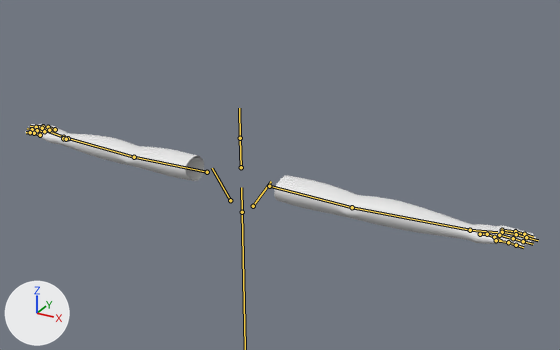
The FBX model My project/Assets/Object/PlayerCharacter/Asset/Viewmodel.fbx: old version first, new version second.
The view is the same before and after, from a camera (50 mm lens) standing at (1.138, -1.727, 0.797) and looking at (0.028, 0.291, -0.212). Arrows for +X, +Y and +Z are at lower left; the lights stay in place. The bones that bend it are drawn over the model as lines.

Objects in the first picture: 'Hands'.
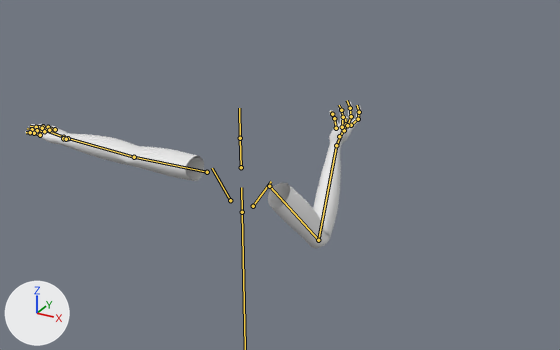
The newer file adds an action. The first version stands in its rest pose; the second is drawn at frame 61 of the action 'Armature|Telekinesis.Grab-to-Hold'.

The change in detail:
Bone 'UpperArm.R' (bone_upperarm_r) turns from (0, 0, 0) to (-30, 6, -70) degrees about its own x, y and z.
Bone 'LowerArm.R' (bone_lowerarm_r) turns from (0, 0, 0) to (-97, -6, -41) degrees about its own x, y and z.
Bone 'Hand.R' (bone_hand_r) turns from (0, 0, 0) to (7, 46, 7) degrees about its own x, y and z.
Bone 'ThumbA.R' (bone_thumba_r) turns from (0, 0, 0) to (-5, 0, -10) degrees about its own x, y and z.
Bone 'ThumbB.R' (bone_thumbb_r) turns from (0, 0, 0) to (-11, 0, 0) degrees about its own x, y and z.
Bone 'ThumbC.R' (bone_thumbc_r) turns from (0, 0, 0) to (31, 0, 0) degrees about its own x, y and z.
Bone 'IndexA.R' (bone_indexa_r) turns from (0, 0, 0) to (-17, -7, 18) degrees about its own x, y and z.
Bone 'IndexB.R' (bone_indexb_r) turns from (0, 0, 0) to (0, 0, -30) degrees about its own x, y and z.
Bone 'IndexC.R' (bone_indexc_r) turns from (0, 0, 0) to (0, 0, -30) degrees about its own x, y and z.
Bone 'MiddleB.R' (bone_middleb_r) turns from (0, 0, 0) to (0, 0, -25) degrees about its own x, y and z.
Bone 'MiddleC.R' (bone_middlec_r) turns from (0, 0, 0) to (0, 0, -30) degrees about its own x, y and z.
Bone 'RingA.R' (bone_ringa_r) turns from (0, 0, 0) to (3, 17, -11) degrees about its own x, y and z.
Bone 'RingB.R' (bone_ringb_r) turns from (0, 0, 0) to (0, 0, -33) degrees about its own x, y and z.
Bone 'RingC.R' (bone_ringc_r) turns from (0, 0, 0) to (0, 0, -33) degrees about its own x, y and z.
Bone 'PinkyA.R' (bone_pinkya_r) turns from (0, 0, 0) to (4, 28, -35) degrees about its own x, y and z.
Bone 'PinkyB.R' (bone_pinkyb_r) turns from (0, 0, 0) to (0, 0, -29) degrees about its own x, y and z.
Bone 'PinkyC.R' (bone_pinkyc_r) turns from (0, 0, 0) to (0, 0, -29) degrees about its own x, y and z.

Boxes (x1, y1, x2, y2) around the edits, measured in the pictures (560 x 350 px):
'Hands', posed (34% narrower, 17% taller)
    before: (25, 124, 536, 249)
    after: (25, 102, 362, 248)
bone 'UpperArm.R', root to tip
    before: (269, 186) to (352, 207)
    after: (269, 186) to (318, 240)
bone 'LowerArm.R', root to tip
    before: (352, 207) to (470, 230)
    after: (318, 240) to (336, 145)
bone 'Hand.R', root to tip
    before: (470, 230) to (497, 232)
    after: (336, 145) to (343, 129)
bone 'ThumbA.R', root to tip
    before: (480, 234) to (487, 234)
    after: (339, 136) to (344, 130)
bone 'ThumbB.R', root to tip
    before: (487, 234) to (494, 237)
    after: (344, 130) to (346, 124)
bone 'ThumbC.R', root to tip
    before: (494, 237) to (502, 241)
    after: (346, 124) to (345, 118)
bone 'IndexA.R', root to tip
    before: (502, 230) to (515, 231)
    after: (351, 125) to (358, 119)
bone 'IndexB.R', root to tip
    before: (515, 231) to (524, 234)
    after: (358, 119) to (359, 112)
bone 'IndexC.R', root to tip
    before: (524, 234) to (533, 237)
    after: (359, 112) to (357, 105)
bone 'MiddleB.R', root to tip
    before: (516, 234) to (526, 237)
    after: (351, 116) to (350, 108)
bone 'MiddleC.R', root to tip
    before: (526, 237) to (538, 240)
    after: (350, 108) to (347, 100)
bone 'RingA.R', root to tip
    before: (499, 235) to (513, 238)
    after: (342, 127) to (343, 117)
bone 'RingB.R', root to tip
    before: (513, 238) to (523, 241)
    after: (343, 117) to (341, 110)
bone 'RingC.R', root to tip
    before: (523, 241) to (533, 244)
    after: (341, 110) to (339, 105)
bone 'PinkyA.R', root to tip
    before: (496, 240) to (508, 242)
    after: (336, 128) to (334, 118)
bone 'PinkyB.R', root to tip
    before: (508, 242) to (516, 245)
    after: (334, 118) to (332, 114)
bone 'PinkyC.R', root to tip
    before: (516, 245) to (523, 247)
    after: (332, 114) to (330, 111)
